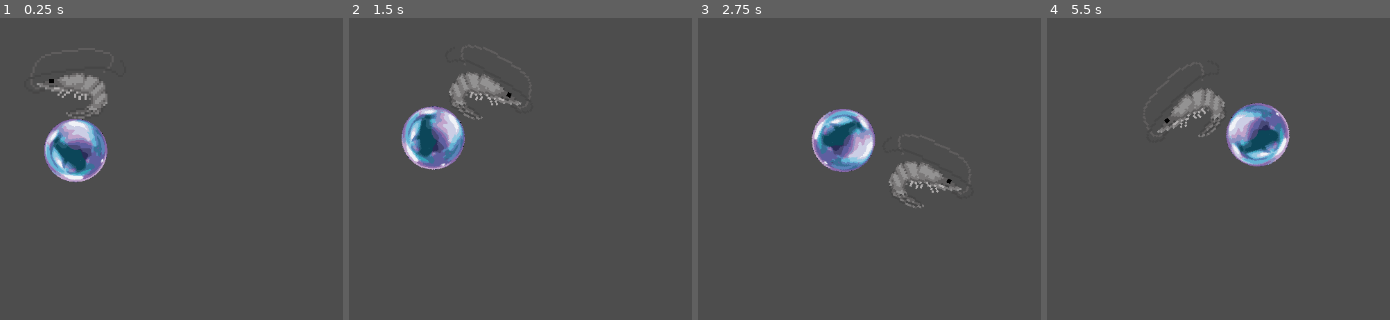
Above: before the commit, frames 1-4 (left to right).
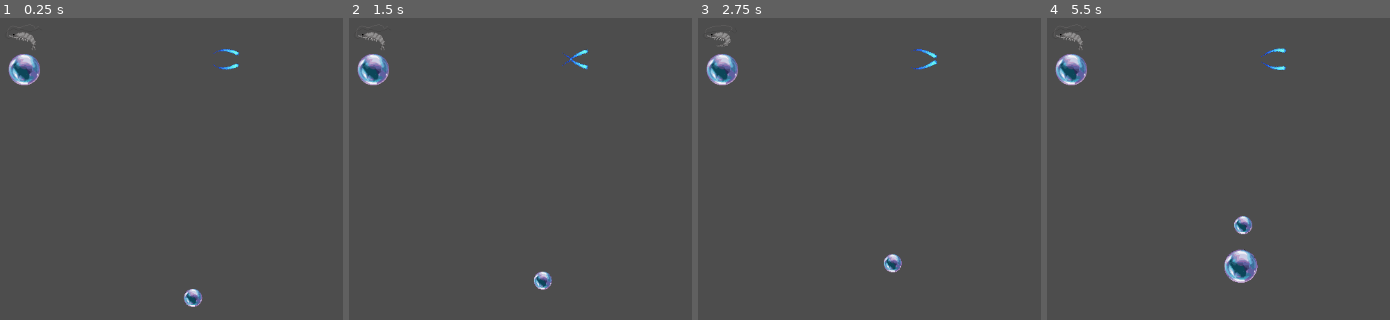
Above: after the commit, the same moments.

Repository: R1Debacker/GGJ_2025
Game: Godot game, scene res://Drazic/test.tscn
The game is run twice, just before and just after one commit, with the same random seed, the same clock (stepped at 60 frames per second) and the same inputs. This scene is started directly instead of the project's main scene.
Inputs:
- Up to frame 1 (0.25 s): no input
- Up to frame 2 (1.5 s): hold D (move_right) 0.53-1.28 s; hold S (move_down) from 1.28 s (still down)
- Up to frame 3 (2.75 s): release S (move_down) at 2.03 s; hold D (move_right) from 2.03 s (still down)
- Up to frame 4 (5.5 s): release D (move_right) at 2.78 s; hold W (move_up) 2.78-3.53 s; hold A (move_left) 3.53-5.03 s; hold S (move_down) from 5.03 s (still down)

The runs differ from the first frame. In frame 1, 5.5% of the frame differs, in the area x 2-70%, y 4-96%; in frame 2, 5.5%; in frame 3, 5.5%; in frame 4, 6.4%, in the area x 2-71%, y 4-88%.

Commit message:
feat: add dash + animated sprite

Diff:
--- /dev/null
+++ b/ggj2025/Drazic/bubble.gd
@@ -0,0 +1,19 @@
+extends Node
+class_name Bubble
+
+const COLLECTABLE_BUBBLE = preload("res://scenes/collectable_bubble.tscn")
+
+# Called when the node enters the scene tree for the first time.
+func _ready() -> void:
+	pass # Replace with function body.
+
+
+# Called every frame. 'delta' is the elapsed time since the previous frame.
+func _process(delta: float) -> void:
+	pass
+
+static func spawn_bubble(parent: Node2D, position: Vector2, bubble_size: float):
+	var collectable_bubble = COLLECTABLE_BUBBLE.instantiate()
+	collectable_bubble.position = position
+	collectable_bubble._set_scale(bubble_size)
+	parent.add_child(collectable_bubble)
--- a/ggj2025/Drazic/player.gd
+++ b/ggj2025/Drazic/player.gd
@@ -4,43 +4,78 @@
 @onready var bubble: RigidBody2D = $"../Bubble"
 @onready var damped_spring_joint_2d: DampedSpringJoint2D = $"../DampedSpringJoint2D"
 @onready var bubble_sprite: AnimatedSprite2D = $"../Bubble/BubbleSprite"
-@onready var player_sprite: Sprite2D = $PlayerSprite
+@onready var player_sprite: AnimatedSprite2D = $AnimatedSprite2D
 
-@export var SPEED = 5.0
-@export var DRAG_FORCE = 0.98
+@export var player_speed = 500.0
+@export var dash_speed = 30000.0
+@export var drag_resistance = 0.98
 @export var bubble_air_volume : float = 1.0
 @export var bubble_scale : float
+@export var dash_delay_ms : float = 1000.0
+var timestamp_last_use_dash : float = 0
+
 var default_length : float = 0
-
 var dir : Vector2 = Vector2(0, 0)
 var env_velocity : Vector2 = Vector2(0, 0)
 var INITIAL_AIR_VOLUME : float = bubble_air_volume
 var air_factor = sqrt(INITIAL_AIR_VOLUME / PI)
+var has_bubble : bool = true
+var device_idx : int = 0
+var is_dash_pressed = true
 
 func _ready() -> void:
 	bubble_scale = sqrt(bubble_air_volume / PI)
 	bubble.scale = Vector2(bubble_scale / air_factor , bubble_scale / air_factor)
-	default_length = (self.position - bubble.position).length()
+	default_length = (self.global_position - bubble.global_position).length() / bubble_scale
+	print(default_length)
 
 func _process(delta: float) -> void:
-	if Input.is_action_just_released("debug"):
-		collect(1)
 	bubble.scale = Vector2(bubble_scale / air_factor, bubble_scale / air_factor)
 
-	damped_spring_joint_2d.length = default_length * bubble_scale * 0.85
-	damped_spring_joint_2d.rest_length = default_length * bubble_scale * 0.85
+	damped_spring_joint_2d.length = default_length * bubble_scale
+	damped_spring_joint_2d.rest_length = default_length * bubble_scale
 
 	var target = self.global_position - self.velocity.normalized()
-	player_sprite.look_at(target)
+	self.look_at(target)
+
+	if self.velocity.length() > 50:
+		self.player_sprite.play("swimming")
+	else:
+		self.player_sprite.play("idle")
 
 	player_sprite.flip_v = self.velocity.normalized().x > 0
 
+func is_dash_ready() -> bool:
+	return (Time.get_ticks_msec() - self.timestamp_last_use_dash) > self.dash_delay_ms
+
+func is_dash_just_precced() -> bool:
+	if Input.is_joy_button_pressed(self.device_idx, JOY_BUTTON_X):
+		if not self.is_dash_pressed:
+			self.is_dash_pressed = true
+			return true
+		return false
+	else:
+		self.is_dash_pressed = false
+		return false
+
+func dash_logic():
+	var _velocity = Vector2(0,0)
+	if is_dash_just_precced() and has_bubble and is_dash_ready():
+		self.timestamp_last_use_dash = Time.get_ticks_msec()
+		var dash_dir = (self.global_position - bubble.global_position).normalized()
+		_velocity += dash_dir * dash_speed
+		Bubble.spawn_bubble(get_tree().current_scene, bubble.global_position, 1)
+	return _velocity
+
 func _physics_process(delta: float) -> void:
 	var _velocity = Vector2(0,0)
-	_velocity += SPEED * Input.get_vector("move_left", "move_right", "move_up", "move_down")
+
+	_velocity += dash_logic()
+
+	_velocity += player_speed * Vector2(Input.get_joy_axis(self.device_idx, JOY_AXIS_LEFT_X), Input.get_joy_axis(self.device_idx, JOY_AXIS_LEFT_Y))
 	_velocity += env_velocity
-	velocity += _velocity
-	velocity *= DRAG_FORCE
+	velocity += _velocity * delta
+	velocity *= drag_resistance
 
 	env_velocity = Vector2(0,0)
 	move_and_slide()
--- a/ggj2025/Drazic/player.tscn
+++ b/ggj2025/Drazic/player.tscn
@@ -1,8 +1,8 @@
-[gd_scene load_steps=9 format=3 uid="uid://dcjrfeay866pw"]
+[gd_scene load_steps=15 format=3 uid="uid://dcjrfeay866pw"]
 
 [ext_resource type="Texture2D" uid="uid://rkdi136brshn" path="res://assets/sprites/bulle un peu stylé.png" id="1_rwfm5"]
 [ext_resource type="Script" path="res://Drazic/player.gd" id="1_yl08c"]
-[ext_resource type="Texture2D" uid="uid://bnwfms3usbud8" path="res://assets/sprites/shrimp_1.png" id="3_bgd2j"]
+[ext_resource type="Texture2D" uid="uid://bkdaqjtk816mx" path="res://assets/sprites/shrimp-spritesheet.png" id="3_d37ak"]
 
 [sub_resource type="PhysicsMaterial" id="PhysicsMaterial_42hd7"]
 
@@ -22,22 +22,74 @@
 }]
 
 [sub_resource type="CircleShape2D" id="CircleShape2D_cy70y"]
-radius = 51.4781
+radius = 23.1948
 
-[sub_resource type="RectangleShape2D" id="RectangleShape2D_ejvhh"]
-size = Vector2(155, 112)
+[sub_resource type="AtlasTexture" id="AtlasTexture_ldffj"]
+atlas = ExtResource("3_d37ak")
+region = Rect2(80, 0, 80, 60)
+
+[sub_resource type="AtlasTexture" id="AtlasTexture_od2ao"]
+atlas = ExtResource("3_d37ak")
+region = Rect2(0, 0, 80, 60)
+
+[sub_resource type="AtlasTexture" id="AtlasTexture_kmugn"]
+atlas = ExtResource("3_d37ak")
+region = Rect2(0, 0, 80, 60)
+
+[sub_resource type="AtlasTexture" id="AtlasTexture_8gble"]
+atlas = ExtResource("3_d37ak")
+region = Rect2(80, 0, 80, 60)
+
+[sub_resource type="AtlasTexture" id="AtlasTexture_6t625"]
+atlas = ExtResource("3_d37ak")
+region = Rect2(160, 0, 80, 60)
+
+[sub_resource type="AtlasTexture" id="AtlasTexture_64t8p"]
+atlas = ExtResource("3_d37ak")
+region = Rect2(240, 0, 80, 60)
+
+[sub_resource type="SpriteFrames" id="SpriteFrames_tjmg8"]
+animations = [{
+"frames": [{
+"duration": 1.0,
+"texture": SubResource("AtlasTexture_ldffj")
+}, {
+"duration": 1.0,
+"texture": SubResource("AtlasTexture_od2ao")
+}],
+"loop": true,
+"name": &"idle",
+"speed": 2.0
+}, {
+"frames": [{
+"duration": 1.0,
+"texture": SubResource("AtlasTexture_kmugn")
+}, {
+"duration": 1.0,
+"texture": SubResource("AtlasTexture_8gble")
+}, {
+"duration": 1.0,
+"texture": SubResource("AtlasTexture_6t625")
+}, {
+"duration": 1.0,
+"texture": SubResource("AtlasTexture_64t8p")
+}],
+"loop": true,
+"name": &"swimming",
+"speed": 7.0
+}]
 
 [node name="Player" type="Node2D"]
 
 [node name="Bubble" type="RigidBody2D" parent="."]
-position = Vector2(0, 100)
+position = Vector2(0, 50)
 physics_material_override = SubResource("PhysicsMaterial_42hd7")
 gravity_scale = 0.0
 can_sleep = false
 linear_damp = 10.0
 
 [node name="BubbleSprite" type="AnimatedSprite2D" parent="Bubble"]
-scale = Vector2(0.2, 0.2)
+scale = Vector2(0.1, 0.1)
 sprite_frames = SubResource("SpriteFrames_crgjt")
 offset = Vector2(0, -18)
 
@@ -45,17 +97,20 @@
 shape = SubResource("CircleShape2D_cy70y")
 
 [node name="Player" type="CharacterBody2D" parent="."]
+scale = Vector2(0.5, 0.5)
 motion_mode = 1
 script = ExtResource("1_yl08c")
 
-[node name="PlayerSprite" type="Sprite2D" parent="Player"]
+[node name="CollisionPolygon2D" type="CollisionPolygon2D" parent="Player"]
+polygon = PackedVector2Array(52, 16, 64, 40, 42, 48, 8, 52, -18, 40, -22, 26, 2, 22, -48, 10, -50, -4, 6, -12, 36, 0)
+
+[node name="AnimatedSprite2D" type="AnimatedSprite2D" parent="Player"]
 texture_filter = 1
-scale = Vector2(3, 3)
-texture = ExtResource("3_bgd2j")
-
-[node name="PlayerCollisionShape2D" type="CollisionShape2D" parent="Player"]
-position = Vector2(0.5, 2)
-shape = SubResource("RectangleShape2D_ejvhh")
+position = Vector2(18, 2)
+scale = Vector2(2, 2)
+sprite_frames = SubResource("SpriteFrames_tjmg8")
+animation = &"swimming"
+frame_progress = 0.115378
 
 [node name="DampedSpringJoint2D" type="DampedSpringJoint2D" parent="."]
 node_a = NodePath("../Player")
--- a/ggj2025/Drazic/test.tscn
+++ b/ggj2025/Drazic/test.tscn
@@ -1,9 +1,16 @@
-[gd_scene load_steps=2 format=3 uid="uid://dvbh81n2hbdj0"]
+[gd_scene load_steps=4 format=3 uid="uid://dvbh81n2hbdj0"]
 
 [ext_resource type="PackedScene" uid="uid://dcjrfeay866pw" path="res://Drazic/player.tscn" id="1_ejm33"]
+[ext_resource type="PackedScene" uid="uid://bqbyujcfb1due" path="res://scenes/oxygen_stock.tscn" id="2_7rc0q"]
+[ext_resource type="PackedScene" uid="uid://bey8i8t7fmviv" path="res://HugoLeBo/Courant Scene/FastCourrant.tscn" id="3_m2wnb"]
 
 [node name="Test" type="Node2D"]
-position = Vector2(65, 33)
 
 [node name="Player" parent="." instance=ExtResource("1_ejm33")]
-position = Vector2(240, 176)
+position = Vector2(231, 141)
+
+[node name="OxygenStock" parent="." instance=ExtResource("2_7rc0q")]
+position = Vector2(473, 594)
+
+[node name="Courant" parent="." instance=ExtResource("3_m2wnb")]
+position = Vector2(519, 178)
--- a/ggj2025/HugoLeBo/Scripts/BoostZone.gd
+++ b/ggj2025/HugoLeBo/Scripts/BoostZone.gd
@@ -1,6 +1,6 @@
 extends Area2D
 
-@export var speed : float = 10
+@export var speed : float = 600.0
 
 var players = []
 
@@ -20,5 +20,4 @@
 			var idx = players.find(body)
 			if idx != -1:
 				players.remove_at(idx)
-	print(players)
 	pass # Replace with function body.
--- a/ggj2025/autoloads/Game.gd
+++ b/ggj2025/autoloads/Game.gd
@@ -1,5 +1,8 @@
 extends Node
-
+@onready var audio_stream_player_2d: AudioStreamPlayer2D = $AudioStreamPlayer2D
 
 var nb_players := 0
 var target_oxygen_level := 1000.0
+
+func _ready() -> void:
+	print(audio_stream_player_2d)
--- /dev/null
+++ b/ggj2025/autoloads/game.tscn
@@ -0,0 +1,10 @@
+[gd_scene load_steps=2 format=3 uid="uid://orjgg1eq2yw6"]
+
+[ext_resource type="Script" path="res://autoloads/Game.gd" id="1_06ibk"]
+
+[node name="Game" type="Node2D"]
+script = ExtResource("1_06ibk")
+
+[node name="Node2D" type="Node2D" parent="."]
+
+[node name="AudioStreamPlayer2D" type="AudioStreamPlayer2D" parent="."]
--- a/ggj2025/scenes/oxygen_stock.tscn
+++ b/ggj2025/scenes/oxygen_stock.tscn
@@ -4,6 +4,7 @@
 
 [node name="OxygenStock" type="Node2D"]
 script = ExtResource("1_tx5h2")
+initial_stock = null
 
 [node name="Sprite2D" type="Sprite2D" parent="."]
 metadata/_edit_lock_ = true
--- a/ggj2025/scripts/oxygen_stock.gd
+++ b/ggj2025/scripts/oxygen_stock.gd
@@ -2,22 +2,18 @@
 
 @export var initial_stock := 0.0
 const COLLECTABLE_BUBBLE = preload("res://scenes/collectable_bubble.tscn")
+@onready var bubbles_spawn_position: Node2D = $BubblesSpawnPosition
 
 func _ready() -> void:
 	initial_stock = 1000.0
-	_spawn_bubble()
-
+	_spawn_bubble(bubbles_spawn_position.position)
 
 
 func _on_spawn_timer_timeout() -> void:
-	_spawn_bubble()
+	_spawn_bubble(bubbles_spawn_position.position)
 	$SpawnTimer.wait_time = randf_range(3.0, 5.0)
 
-func _spawn_bubble():
+func _spawn_bubble(position):
 	if initial_stock > 0:
-		var collectable_bubble = COLLECTABLE_BUBBLE.instantiate()
-		collectable_bubble.position = $BubblesSpawnPosition.position
 		var bubble_size = randf_range(1.0, 3.0)
-		collectable_bubble._set_scale(bubble_size)
-		initial_stock -= bubble_size * 10.0
-		add_child(collectable_bubble)
+		var collectable_bubble = Bubble.spawn_bubble(self, position, bubble_size)
Binary file added: ggj2025/assets/sprites/shrimp-spritesheet.png
Not shown, added: ggj2025/assets/sprites/shrimp-spritesheet.png.import
Not shown, added: ggj2025/Drazic/pla5F9E.tmp
Not shown, added: ggj2025/Drazic/pla7DF4.tmp
Not shown, added: ggj2025/Drazic/plaC140.tmp
